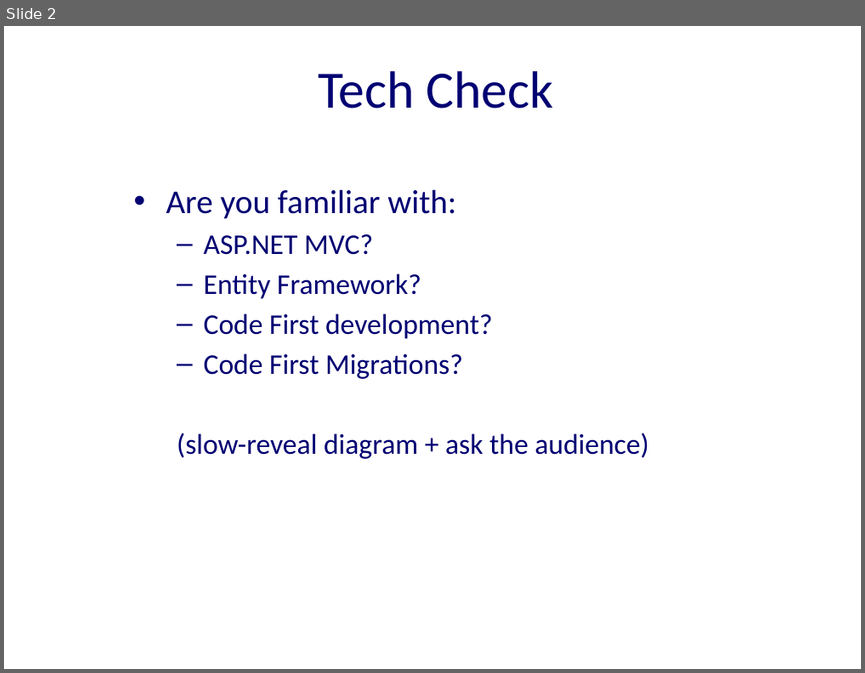
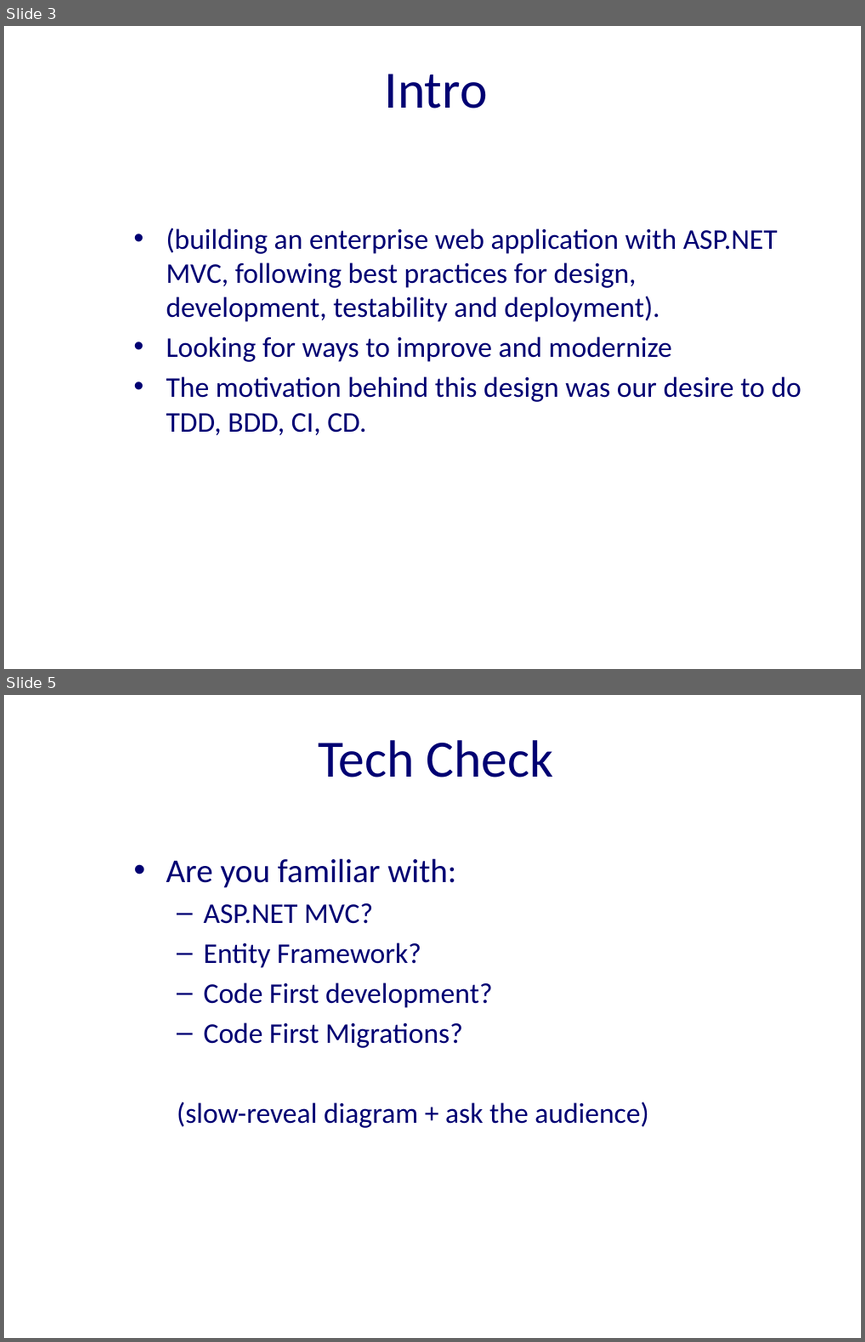
Before and after one commit to excellalabs/ExcellaLean, a slide deck: _presentations/CodeFirstMigrations.pptx. Shown one above the other, each under a label of ours: slide 2 before the commit, slides 3 and 5 after it; the slides between them are not shown. The pictures are 865x673 and 865x1342 pixels, drawn with LibreOffice and Linux fonts; fonts in the diff are those of the drawing; background and template pictures are left out. Boxes give left, top, right and bottom in pixels: in the first picture for what was removed or moved away, otherwise in the second. Text is boxed around its words. In the diff, an @@ line names an element or a change of style, - is before the commit and + after.

Commit message:
updated presentation to include intro, etc and placeholders for others

```diff
--- a/_presentations/CodeFirstMigrations.pptx
+++ b/_presentations/CodeFirstMigrations.pptx
@@ slide 3 added at [4, 26, 861, 669], background #FFFFFF @@
@@ title added at [385, 74, 488, 108], 44 pt, text #000072 @@
+Intro
@@ text added at [166, 227, 801, 435], 24 pt, text #000072 @@
+• (building an enterprise web application with ASP.NET MVC, following best practices for design, development, testability and deployment).
+• Looking for ways to improve and modernize
+• The motivation behind this design was our desire to do TDD, BDD, CI, CD.
@@ what was slide 2 is now slide 5 @@
```
Also in this commit, not shown: 1 slide changed, 8 other slides added, 1 slide removed.
